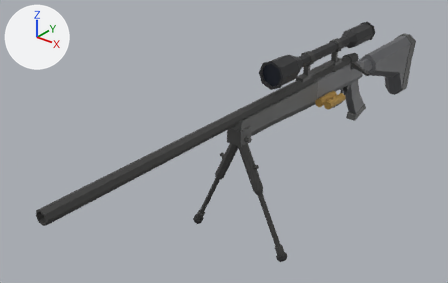
Renders of the glTF model Game/Assets/_SwapHunter/Resources/VisualV2/Weapons/weapon_07.glb from each side of a commit.
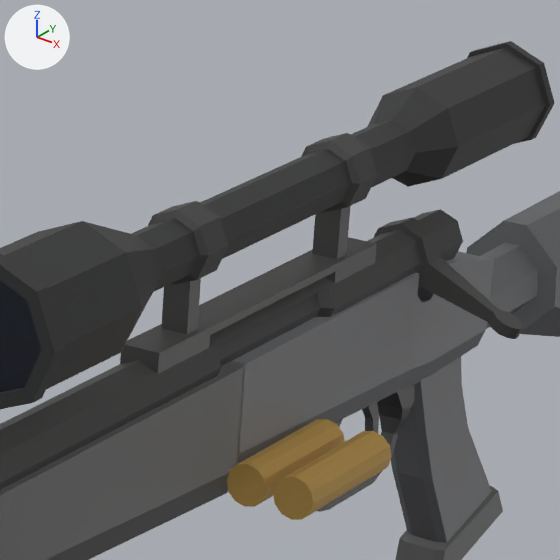
The first picture shows the older version from a 50 mm camera at (0.631, -1.196, 0.464) aimed at (-0.091, -0.295, -0.095). The close-ups show the older and then the newer version on the part from 61% to 84% of the width and 5% to 41% of the height of that picture. Only the edits that show in the close-ups are written down. The lights are fixed; the arrows at upper left show +X, +Y and +Z.

Objects in the first close-up: 'receiver_geometry', 'reload_rounds_geometry', 'source_bolt_handle'.
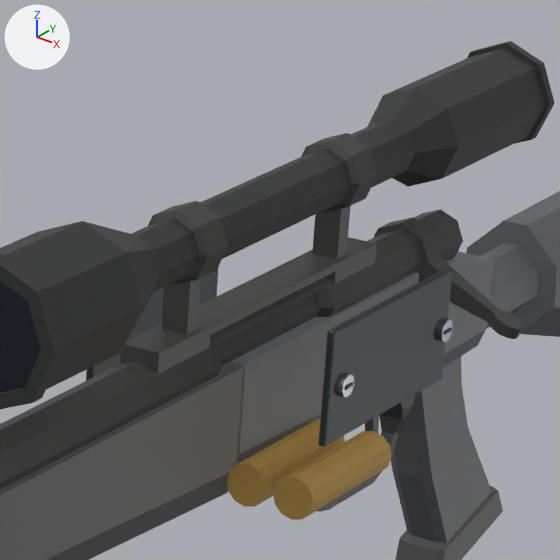
Boxes (x1, y1, x2, y2) around the edits, measured in the close-ups (560 x 560 px):
'Recessed receiver plate', added
    after: (319, 268, 453, 447)
'Recessed receiver plate.001', added
    after: (86, 269, 218, 381)
'Captive slotted receiver screw.001', added
    after: (334, 373, 354, 397)
'Captive slotted receiver screw', added
    after: (434, 318, 453, 342)

Patch to the scene script:
```diff
--- a/Game/Assets/_SwapHunter/Resources/VisualV2/Weapons/weapon_07.glb.py
+++ b/Game/Assets/_SwapHunter/Resources/VisualV2/Weapons/weapon_07.glb.py
@@ mat_october_inset_receiver_machining @@
+mat_october_inset_receiver_machining = principled_material('October inset receiver machining')
+mat_october_inset_receiver_machining.base_color = (0.035, 0.044, 0.048)  # dark grey #353b3e
+mat_october_inset_receiver_machining.metallic = 0.45
+mat_october_inset_receiver_machining.roughness = 0.49
@@ mat_october_satin_fasteners @@
+mat_october_satin_fasteners = principled_material('October satin fasteners')
+mat_october_satin_fasteners.base_color = (0.26, 0.3, 0.32)  # grey #8b9599
+mat_october_satin_fasteners.metallic = 0.82
+mat_october_satin_fasteners.roughness = 0.29
@@ me_cube_003 @@
+me_cube_003.from_pydata(...)  # 96 vertices, 188 faces; spans x -0.0015..0.0015, y -0.0475..0.0475, z -0.0235..0.0235
+me_cube_003.materials.append(mat_october_inset_receiver_machining)  # dark grey #353b3e
@@ me_cylinder_002 @@
+me_cylinder_002.from_pydata(...)  # a 16-sided cylinder along z spanning x -0.0045..0.0045, y -0.0045..0.0045, z -0.002..0.002
+me_cylinder_002.materials.append(mat_october_satin_fasteners)  # grey #8b9599
@@ ob_recessed_receiver_plate_001 @@
+ob_recessed_receiver_plate_001 = bpy.data.objects.new('Recessed receiver plate.001', me_cube_003)
+ob_recessed_receiver_plate_001.parent = ob_cc0_weapon_07
+ob_recessed_receiver_plate_001.location = (0.053, -0.065, 0.008)
@@ ob_recessed_receiver_plate @@
+ob_recessed_receiver_plate = bpy.data.objects.new('Recessed receiver plate', me_cube_003.copy())
+ob_recessed_receiver_plate.parent = ob_cc0_weapon_07
+ob_recessed_receiver_plate.location = (-0.053, -0.065, 0.008)
@@ ob_captive_slotted_receiver_screw_001 @@
+ob_captive_slotted_receiver_screw_001 = bpy.data.objects.new('Captive slotted receiver screw.001', me_cylinder_002)
+ob_captive_slotted_receiver_screw_001.parent = ob_cc0_weapon_07
+ob_captive_slotted_receiver_screw_001.location = (-0.056, -0.104, 0.008)
+ob_captive_slotted_receiver_screw_001.rotation_euler = (0.0, 1.571, 0.0)  # degrees (0, 90, 0)
@@ ob_captive_slotted_receiver_screw @@
+ob_captive_slotted_receiver_screw = bpy.data.objects.new('Captive slotted receiver screw', me_cylinder_002.copy())
+ob_captive_slotted_receiver_screw.parent = ob_cc0_weapon_07
+ob_captive_slotted_receiver_screw.location = (-0.056, -0.025, 0.008)
+ob_captive_slotted_receiver_screw.rotation_euler = (0.0, 1.571, 0.0)  # degrees (0, 90, 0)
```
